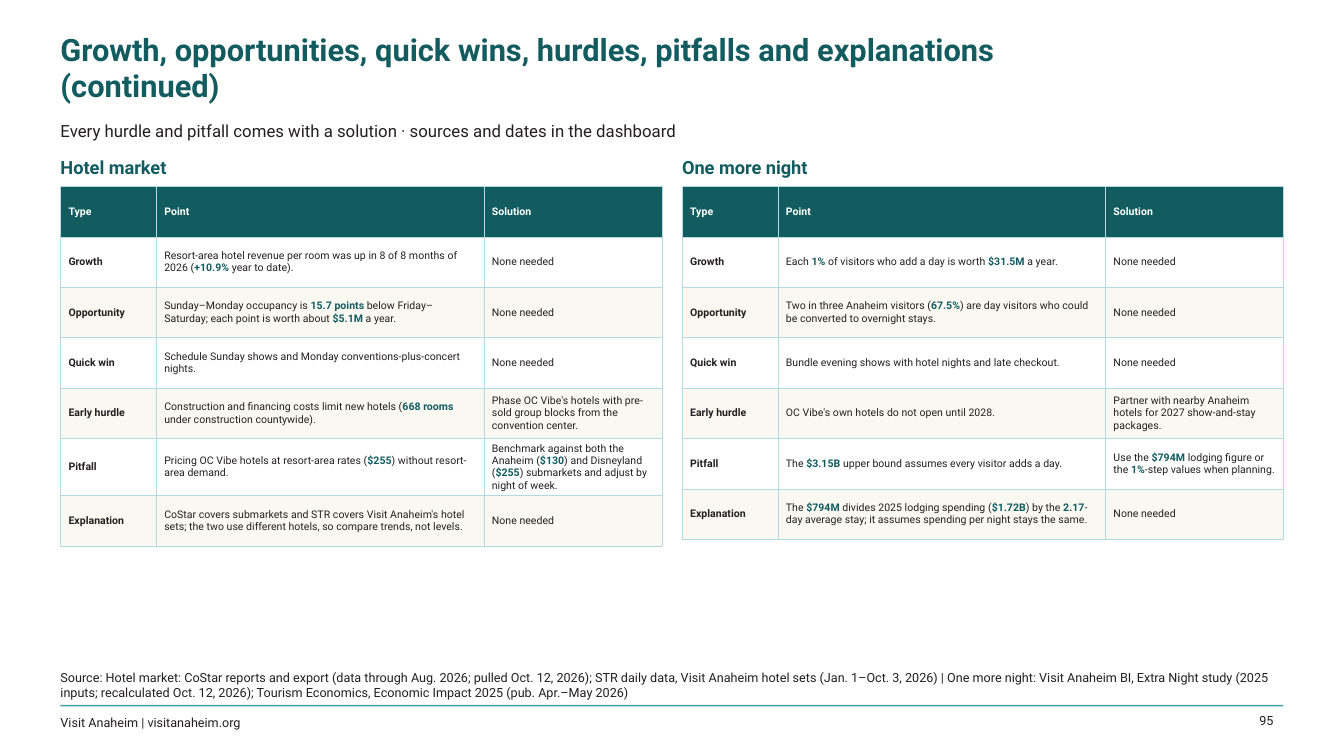
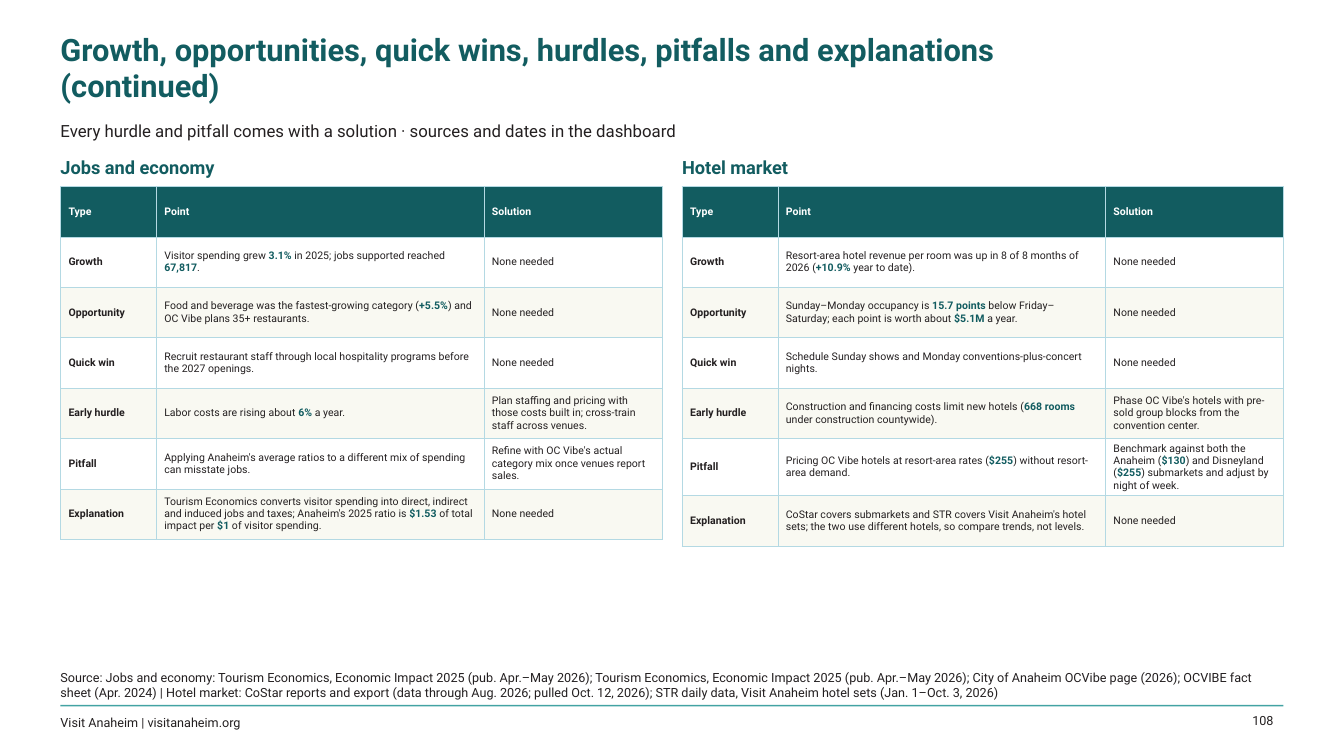
Before and after one commit to bi-visitanaheim/oc-vibe-insights, a slide deck: slide 108 of public/OC_Vibe_Insights.pptx (slide 95 before the commit). Drawn at 1344x756 pixels with LibreOffice and Linux fonts; fonts in the diff are those of the drawing; background and template pictures are left out. Boxes give left, top, right and bottom in pixels: in the first picture for what was removed or moved away, otherwise in the second. Text is boxed around its words. In the diff, an @@ line names an element or a change of style, - is before the commit and + after.

```diff
--- a/public/OC_Vibe_Insights.pptx
+++ b/public/OC_Vibe_Insights.pptx
@@ text at box(60, 160, 215, 178): text changed @@
-Hotel market
+Jobs and economy
@@ text at box(682, 160, 788, 174): text changed @@
-One more night
+Hotel market
@@ table added at box(60, 187, 662, 535), 7 rows, 3 columns @@
+Type | Point | Solution
+Growth | Visitor spending grew 3.1% in 2025; jobs supported reached 67,817. | None needed
+Opportunity | Food and beverage was the fastest-growing category (+5.5%) and OC Vibe plans 35+ restaurants. | None needed
+Quick win | Recruit restaurant staff through local hospitality programs before the 2027 openings. | None needed
+Early hurdle | Labor costs are rising about 6% a year. | Plan staffing and pricing with those costs built in; cross-train staff across venues.
+Pitfall | Applying Anaheim's average ratios to a different mix of spending can misstate jobs. | Refine with OC Vibe's actual category mix once venues report sales.
+Explanation | Tourism Economics converts visitor spending into direct, indirect and induced jobs and taxes; Anaheim's 2025 ratio is $1.53 of total impact per $1 of visitor spending. | None needed
@@ table: place and size @@
-table at box(60, 187, 662, 536)
+table at box(683, 187, 1285, 536)
@@ table removed at box(683, 187, 1285, 530), 7 rows, 3 columns @@
-Type | Point | Solution
-Growth | Each 1% of visitors who add a day is worth $31.5M a year. | None needed
-Opportunity | Two in three Anaheim visitors (67.5%) are day visitors who could be converted to overnight stays. | None needed
-Quick win | Bundle evening shows with hotel nights and late checkout. | None needed
-Early hurdle | OC Vibe's own hotels do not open until 2028. | Partner with nearby Anaheim hotels for 2027 show-and-stay packages.
-Pitfall | The $3.15B upper bound assumes every visitor adds a day. | Use the $794M lodging figure or the 1%-step values when planning.
-Explanation | The $794M divides 2025 lodging spending ($1.72B) by the 2.17-day average stay; it assumes spending per night stays the same. | None needed
@@ text at box(60, 672, 1252, 700): text changed @@
-Source: Hotel market: CoStar reports and export (data through Aug. 2026; pulled Oct. 12, 2026); STR daily data, Visit Anaheim hotel sets (Jan. 1–Oct. 3, 2026) | One more night: Visit Anaheim BI, Extra Night study (2025 inputs; recalculated Oct. 12, 2026); Tourism Economics, Economic Impact 2025 (pub. Apr.–May 2026)
+Source: Jobs and economy: Tourism Economics, Economic Impact 2025 (pub. Apr.–May 2026); Tourism Economics, Economic Impact 2025 (pub. Apr.–May 2026); City of Anaheim OCVibe page (2026); OCVIBE fact sheet (Apr. 2024) | Hotel market: CoStar reports and export (data through Aug. 2026; pulled Oct. 12, 2026); STR daily data, Visit Anaheim hotel sets (Jan. 1–Oct. 3, 2026)
@@ page number at box(1252, 716, 1273, 725): text changed @@
-95
+108
```
Also in this commit, not shown: 33 other slides changed, 16 slides added, 31 other files.
